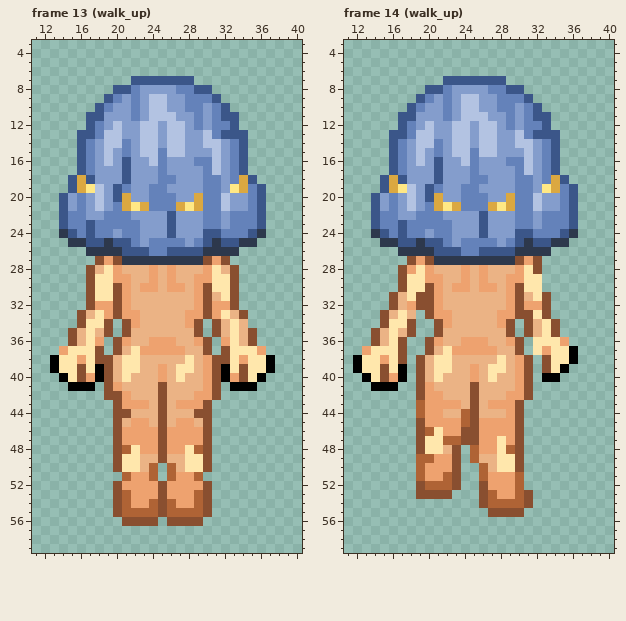
A pixel-art file gets an edit: dist/img/player/body.aseprite. Above, as it was before the edit.
50x64 pixels, 20 frames. Shown: frame 13 (walk_up): x 11..40, y 3..59; frame 14 (walk_up): x 11..40, y 3..59. The commit also changed other frames, which this record leaves out.
The result:
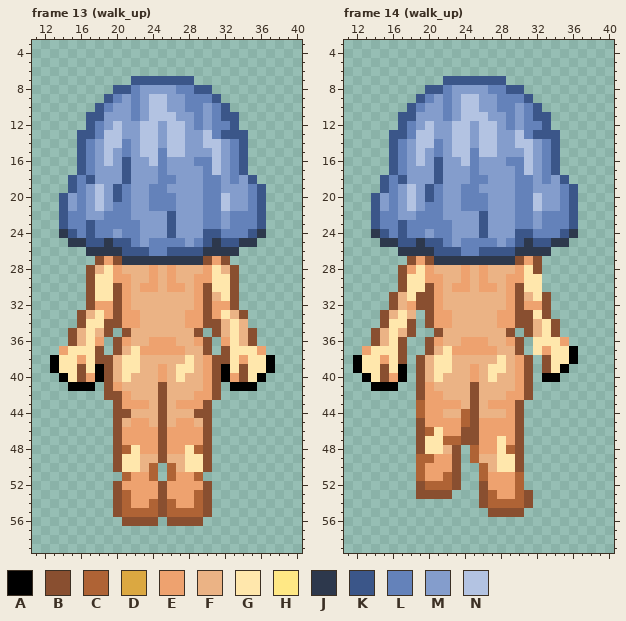
Palette (. is transparent): A #000000  B #894f30  C #af6335  D #dba841  E #eea26f  F #ebb385  G #ffe7ac  H #ffe885  J #2d384c  K #3b5689  L #6482ba  M #849dcc  N #b3c3e2
Changes in this commit:
--- frame 13 (walk_up), layers "hair", "body"
@@ x 11..40 @@
 17 .....KLMMMKMMMLMMMMLNMLK......
-18 ....KDKMMMKMMMLLMMMLLMLDK.....
-19 ....KDHNMKLMMLLMMMMLLMHDLK....
-20 ...KMLMNMKDMMLLLMMDLLNMMLK....
-21 ...KMLMNMLDHDLLLDHDLLNMMLK....
+18 ....KLKMMMKMMMLLMMMLLMLMK.....
+19 ....KLMNMKLMMLLMMMMLLMMMLK....
+20 ...KMLMNMKLMMLLLMMMLLNMMLK....
+21 ...KMLMNMLLMMLLLMMMLLNMMLK....
 22 ...KLLMMLLLMMMMKMMMLLMLLLK....
@@ x 18..32 @@
 33 GEBEEFFFFFEEBEG
-34 GB.BEFFFFFEB.BF
+34 GBBEEFFFFFEEBBF
 35 FB.BFFFFFFFB.BF
--- frame 14 (walk_up), layers "hair", "body"
@@ x 11..40 @@
 17 .....KLMMMKMMMLMMMMLNMLK......
-18 ....KDKMMMKMMMLLMMMLLMLDK.....
-19 ....KDHNMKLMMLLMMMMLLMHDLK....
-20 ...KMLMNMKDMMLLLMMDLLNMMLK....
-21 ...KMLMNMLDHDLLLDHDLLNMMLK....
+18 ....KLKMMMKMMMLLMMMLLMLMK.....
+19 ....KLMNMKLMMLLMMMMLLMMMLK....
+20 ...KMLMNMKLMMLLLMMMLLNMMLK....
+21 ...KMLMNMLLMMLLLMMMLLNMMLK....
 22 ...KLLMMLLLMMMMKMMMLLMLLLK....
@@ x 18..32 @@
 33 F.BEEFFFFFEEBBG
-34 B..BEFFFFFEB.BF
+34 B.BEEFFFFFEEBBF
 35 B..BFFFFFFFB.BF
Pixel boxes of the changes (left, top, right, bottom) in both pictures:
changed: (77, 175, 248, 211)
changed: (113, 319, 131, 328)
changed: (194, 319, 212, 328)
changed: (389, 175, 560, 211)
changed: (425, 319, 443, 328)
changed: (506, 319, 524, 328)
